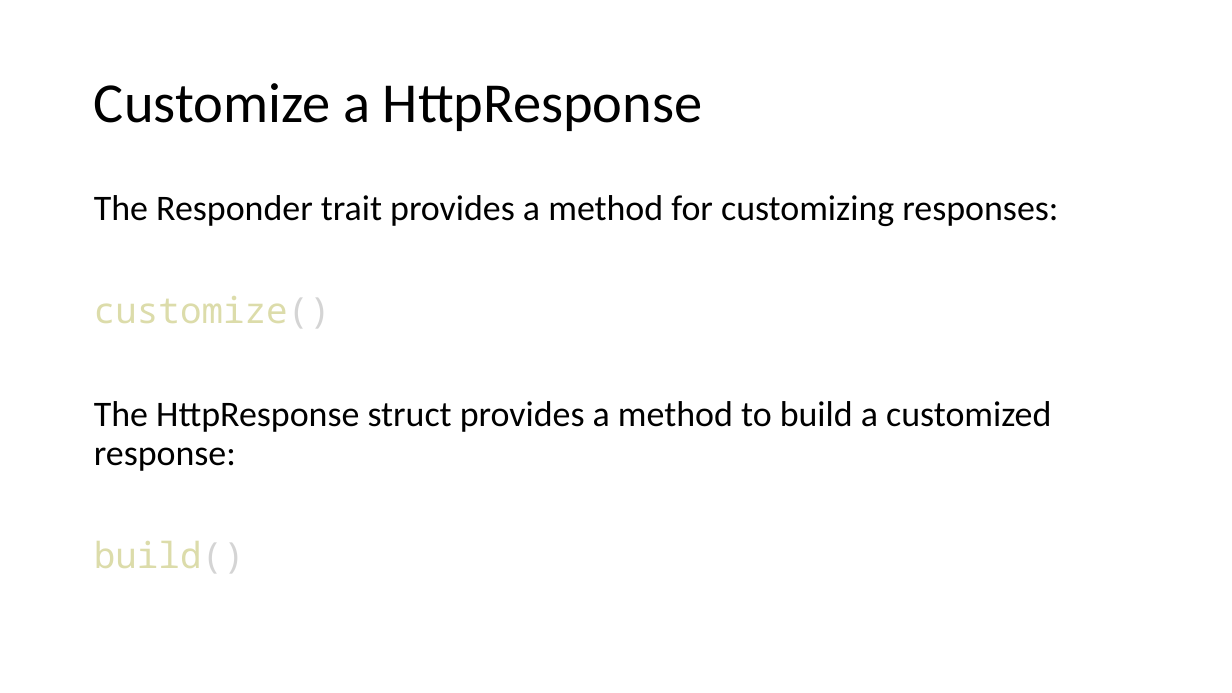
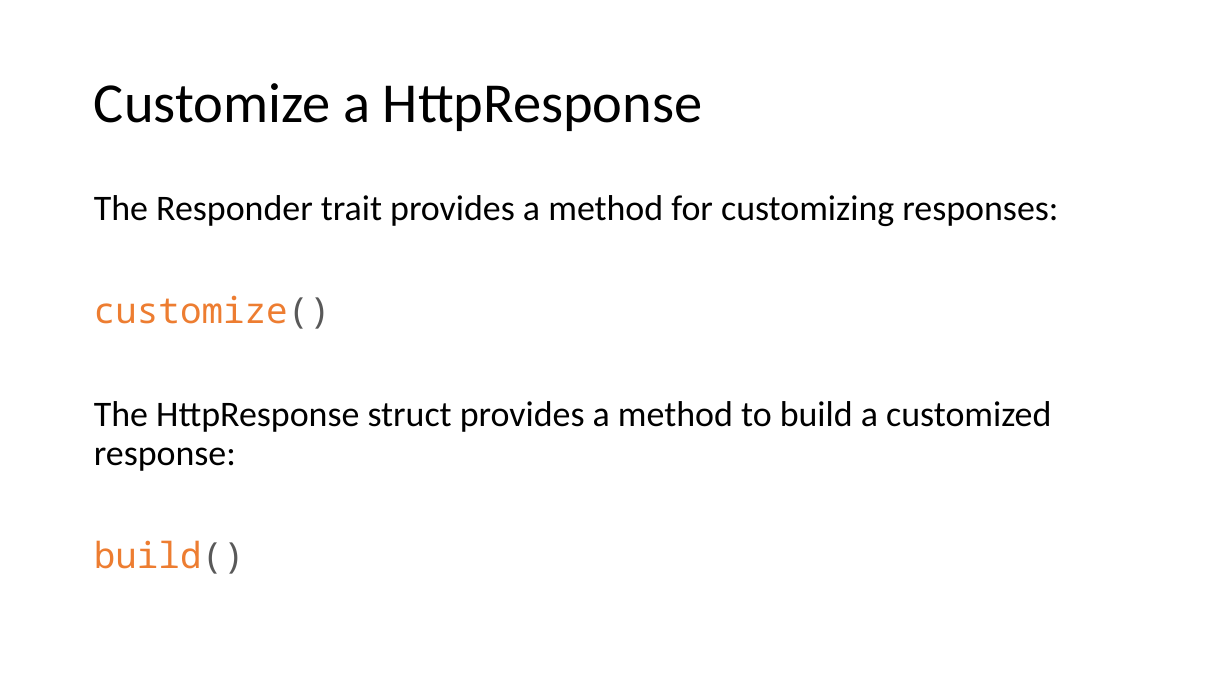
Before and after one commit to floscodes/actix_talk, a slide deck: slide 10 of Pres.pptx. Drawn at 1232x693 pixels with LibreOffice and Linux fonts; fonts in the diff are those of the drawing. Boxes give left, top, right and bottom in pixels: in the first picture for what was removed or moved away, otherwise in the second. Text is boxed around its words. In the diff, an @@ line names an element or a change of style, - is before the commit and + after.

```diff
--- a/Pres.pptx
+++ b/Pres.pptx
@@ text at <box>94,295,331,574</box>: text colour #DCDCAA to #ED7D31, text colour #D4D4D4 to #595959 in "customize()", "build()" @@
```
Also in this commit, not shown: 10 other slides changed, 1 other file.
